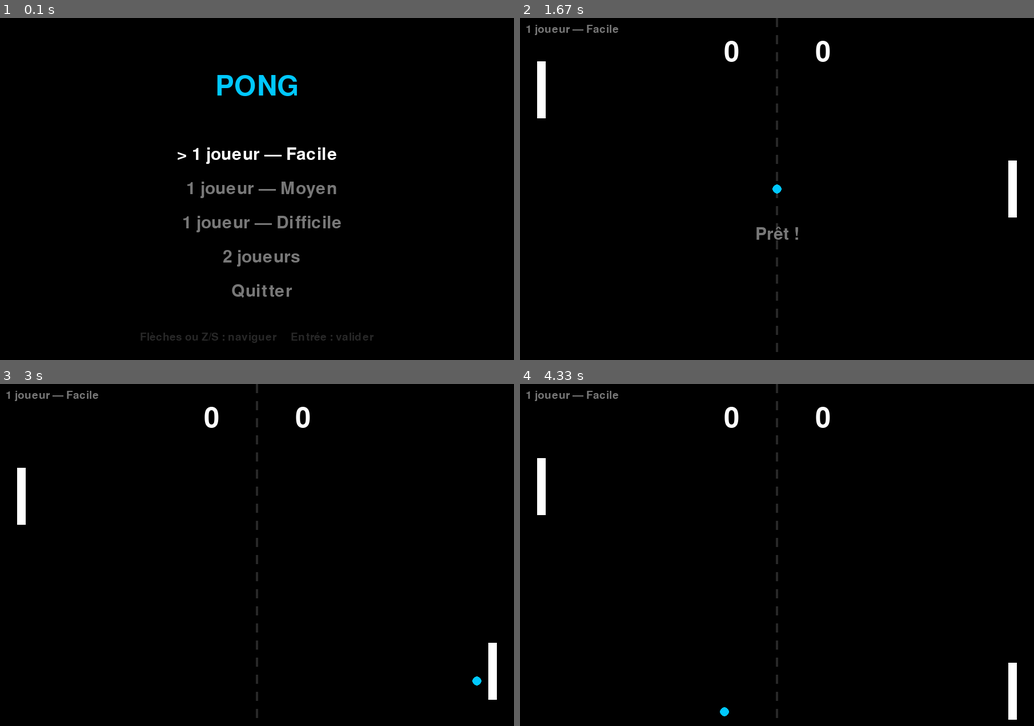
Above: before the commit, frames 1-4 (two rows, left to right).
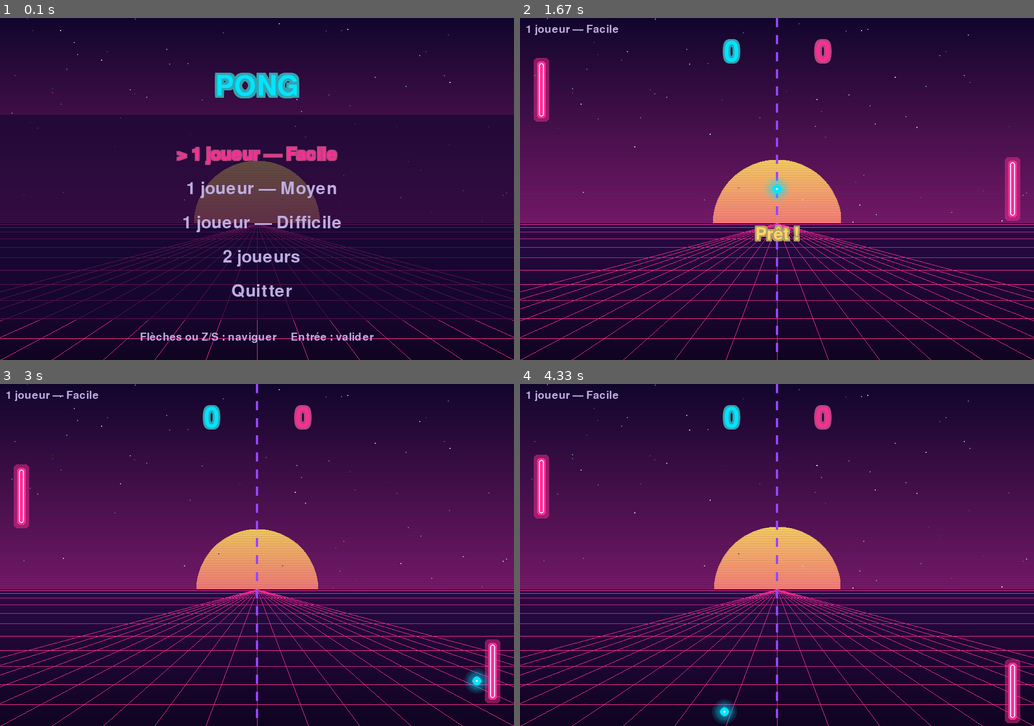
Above: after the commit, the same moments.

Repository: Lamizana/Pong
Game: pygame game, started from main.py
The game is run twice, just before and just after one commit, with the same random seed, the same clock (stepped at 60 frames per second) and the same inputs.
Inputs:
- Up to frame 1 (0.1 s): no input
- Up to frame 2 (1.67 s): tap Enter at 0.33, 1 s; tap P at 0.67 s; hold W from 1.33 s (still down); tap Z at 1.4 s
- Up to frame 3 (3 s): tap Z at 1.7, 1.9, 2.23, 2.63 s; release W at 1.8 s; hold S 1.83-2.13 s; hold W 2.17-2.53 s; hold S 2.57-2.93 s; hold W from 2.97 s (still down)
- Up to frame 4 (4.33 s): tap Z at 3.03, 3.37, 3.7, 4.1 s; release W at 3.27 s; hold S 3.3-3.6 s; hold W 3.63-4 s; hold S from 4.03 s (still down)

The runs differ from the first frame. In frame 1, 100% of the frame differs, in the area x 0-100%, y 0-100%; in frame 2, 100%; in frame 3, 100%; in frame 4, 100%.

Commit message:
feat(theme): decor retro synthwave + chapitre 12 du tutoriel
- pong/synthwave.py: ciel en degrade, soleil retro pulsant, grille en perspective,
  etoiles scintillantes, scanlines, halos neon (circle/rect/text)
- fonctions pures testees (lerp_color, grille, etoiles deterministes, pulsation)
- palette neon dans settings.py; scenes menu/jeu/pause/fin habillees
- panneaux translucides pour la lisibilite du texte
- scripts/render_preview.py: genere docs/screenshots/{menu,game,gameover}.png
- tutoriel: chapitre 12 (style synthwave) + renvois depuis les chapitres 01 et 08
- README actualise (apercu, fonctionnalites, structure, sommaire)

Verifie: 58 tests verts, jeu headless OK, binaire Linux reconstruit et demarre

Diff:
--- a/pong/app.py
+++ b/pong/app.py
@@ -6,6 +6,7 @@
 from .scenes.game import GameScene
 from .scenes.menu import MenuScene
 from .sound import SoundManager
+from .synthwave import SynthwaveBackground
 
 
 class App:
@@ -24,6 +25,9 @@
         self.clock = pygame.time.Clock()
         self.sound = SoundManager(enabled=sound_enabled)
         self.running = True
+
+        # Décor partagé par toutes les scènes (thème rétro synthwave).
+        self.background = SynthwaveBackground()
 
         self.font_small = pygame.font.SysFont(None, 28)
         self.font_medium = pygame.font.SysFont(None, 44)
--- a/pong/scenes/game.py
+++ b/pong/scenes/game.py
@@ -4,7 +4,7 @@
 
 import pygame
 
-from .. import settings
+from .. import settings, synthwave
 from ..ai import AI
 from ..ball import Ball
 from ..paddle import Paddle
@@ -131,30 +131,44 @@
     # --- Affichage ---
 
     def draw(self, surface):
-        surface.fill(settings.BLACK)
+        self.app.background.draw(surface, pygame.time.get_ticks() / 1000.0)
         self._draw_net(surface)
         self._draw_scores(surface)
-        pygame.draw.rect(surface, settings.WHITE, self.left_paddle.rect)
-        pygame.draw.rect(surface, settings.WHITE, self.right_paddle.rect)
-        pygame.draw.circle(surface, settings.ACCENT,
+
+        # Raquettes néon avec halo.
+        for paddle in (self.left_paddle, self.right_paddle):
+            synthwave.glow_rect(surface, paddle.rect, settings.NEON_PINK)
+            pygame.draw.rect(surface, settings.NEON_PINK, paddle.rect, border_radius=5)
+            pygame.draw.rect(surface, settings.TEXT_COLOR, paddle.rect.inflate(-6, -6),
+                             width=2, border_radius=4)
+
+        # Balle néon avec halo.
+        synthwave.glow_circle(surface, (self.ball.x, self.ball.y), self.ball.radius,
+                              settings.NEON_CYAN, spread=14)
+        pygame.draw.circle(surface, settings.NEON_CYAN,
                            (int(self.ball.x), int(self.ball.y)), self.ball.radius)
+        pygame.draw.circle(surface, settings.TEXT_COLOR,
+                           (int(self.ball.x), int(self.ball.y)),
+                           max(2, self.ball.radius // 3))
+
         if self.serve_timer > 0:
-            self.app.draw_text(surface, "Prêt !", self.app.font_medium, settings.GRAY,
-                               center=(settings.WINDOW_WIDTH // 2,
-                                       settings.WINDOW_HEIGHT // 2 + 80))
+            synthwave.glow_text(surface, self.app.font_medium, "Prêt !",
+                                settings.NEON_YELLOW,
+                                center=(settings.WINDOW_WIDTH // 2,
+                                        settings.WINDOW_HEIGHT // 2 + 80))
         self._draw_mode_label(surface)
 
     def _draw_scores(self, surface):
         center_x = settings.WINDOW_WIDTH // 2
-        self.app.draw_text(surface, str(self.score.left), self.app.font_large,
-                           settings.WHITE, center=(center_x - 80, 60))
-        self.app.draw_text(surface, str(self.score.right), self.app.font_large,
-                           settings.WHITE, center=(center_x + 80, 60))
+        synthwave.glow_text(surface, self.app.font_large, str(self.score.left),
+                            settings.NEON_CYAN, center=(center_x - 80, 60))
+        synthwave.glow_text(surface, self.app.font_large, str(self.score.right),
+                            settings.NEON_PINK, center=(center_x + 80, 60))
 
     @staticmethod
     def _draw_net(surface):
         for y in range(0, settings.WINDOW_HEIGHT, 30):
-            pygame.draw.rect(surface, settings.DARK_GRAY,
+            pygame.draw.rect(surface, settings.NEON_PURPLE,
                              (settings.WINDOW_WIDTH // 2 - 2, y, 4, 16))
 
     def _draw_mode_label(self, surface):
@@ -162,5 +176,5 @@
             label = settings.AI_LEVELS[self.level]["label"]
         else:
             label = "2 joueurs"
-        self.app.draw_text(surface, label, self.app.font_small, settings.GRAY,
+        self.app.draw_text(surface, label, self.app.font_small, settings.TEXT_DIM,
                            topleft=(10, 10))
--- a/pong/scenes/gameover.py
+++ b/pong/scenes/gameover.py
@@ -2,7 +2,7 @@
 
 import pygame
 
-from .. import settings
+from .. import settings, synthwave
 from .base import Scene
 
 
@@ -22,17 +22,26 @@
             self.app.switch_scene("menu")
 
     def draw(self, surface):
-        surface.fill(settings.BLACK)
+        self.app.background.draw(surface, pygame.time.get_ticks() / 1000.0)
         center_x = settings.WINDOW_WIDTH // 2
+
+        # Panneau translucide derrière le texte.
+        panel = pygame.Surface((settings.WINDOW_WIDTH, 260), pygame.SRCALPHA)
+        panel.fill((*settings.SKY_TOP, 165))
+        surface.blit(panel, (0, 130))
+
         if self.winner == "left":
             title = "Victoire du joueur 1 !"
+            color = settings.NEON_CYAN
         elif self.mode == "1p":
             title = "Victoire de l'IA !"
+            color = settings.NEON_PINK
         else:
             title = "Victoire du joueur 2 !"
-        self.app.draw_text(surface, title, self.app.font_large, settings.GREEN,
-                           center=(center_x, 220))
+            color = settings.NEON_PINK
+        synthwave.glow_text(surface, self.app.font_large, title, color,
+                            center=(center_x, 220), spread=5)
         self.app.draw_text(surface, "Entrée : rejouer", self.app.font_small,
-                           settings.GRAY, center=(center_x, 320))
+                           settings.TEXT_COLOR, center=(center_x, 320))
         self.app.draw_text(surface, "M ou Q : menu", self.app.font_small,
-                           settings.GRAY, center=(center_x, 350))
+                           settings.TEXT_DIM, center=(center_x, 350))
--- a/pong/scenes/menu.py
+++ b/pong/scenes/menu.py
@@ -2,7 +2,7 @@
 
 import pygame
 
-from .. import settings
+from .. import settings, synthwave
 from .base import Scene
 
 
@@ -40,16 +40,26 @@
             self.app.switch_scene(scene_name, **kwargs)
 
     def draw(self, surface):
-        surface.fill(settings.BLACK)
+        self.app.background.draw(surface, pygame.time.get_ticks() / 1000.0)
         center_x = settings.WINDOW_WIDTH // 2
-        self.app.draw_text(surface, settings.CAPTION.upper(), self.app.font_large,
-                           settings.ACCENT, center=(center_x, 120))
+
+        # Panneau translucide : améliore la lisibilité des options sur le décor.
+        panel = pygame.Surface((settings.WINDOW_WIDTH, 360), pygame.SRCALPHA)
+        panel.fill((*settings.SKY_TOP, 165))
+        surface.blit(panel, (0, 170))
+
+        synthwave.glow_text(surface, self.app.font_large, settings.CAPTION.upper(),
+                            settings.NEON_CYAN, center=(center_x, 120), spread=4)
         for i, (label, _, _) in enumerate(self.options):
             selected = i == self.index
-            color = settings.WHITE if selected else settings.GRAY
+            color = settings.NEON_PINK if selected else settings.TEXT_DIM
             prefix = "> " if selected else "  "
-            self.app.draw_text(surface, prefix + label, self.app.font_medium, color,
-                               center=(center_x, 240 + i * 60))
+            if selected:
+                synthwave.glow_text(surface, self.app.font_medium, prefix + label,
+                                    color, center=(center_x, 240 + i * 60), spread=2)
+            else:
+                self.app.draw_text(surface, prefix + label, self.app.font_medium, color,
+                                   center=(center_x, 240 + i * 60))
         self.app.draw_text(surface, "Flèches ou Z/S : naviguer     Entrée : valider",
-                           self.app.font_small, settings.DARK_GRAY,
+                           self.app.font_small, settings.TEXT_DIM,
                            center=(center_x, settings.WINDOW_HEIGHT - 40))
--- a/pong/scenes/pause.py
+++ b/pong/scenes/pause.py
@@ -2,7 +2,7 @@
 
 import pygame
 
-from .. import settings
+from .. import settings, synthwave
 from .base import Scene
 
 
@@ -25,14 +25,14 @@
         self.game.draw(surface)  # partie figée en arrière-plan
 
         overlay = pygame.Surface((settings.WINDOW_WIDTH, settings.WINDOW_HEIGHT))
-        overlay.set_alpha(170)
-        overlay.fill(settings.BLACK)
+        overlay.set_alpha(190)
+        overlay.fill(settings.SKY_TOP)
         surface.blit(overlay, (0, 0))
 
         center_x = settings.WINDOW_WIDTH // 2
-        self.app.draw_text(surface, "PAUSE", self.app.font_large, settings.WHITE,
-                           center=(center_x, 240))
+        synthwave.glow_text(surface, self.app.font_large, "PAUSE",
+                            settings.NEON_CYAN, center=(center_x, 240), spread=4)
         self.app.draw_text(surface, "P ou Entrée : reprendre", self.app.font_small,
-                           settings.GRAY, center=(center_x, 320))
+                           settings.TEXT_COLOR, center=(center_x, 320))
         self.app.draw_text(surface, "Q : retour au menu", self.app.font_small,
-                           settings.GRAY, center=(center_x, 350))
+                           settings.TEXT_DIM, center=(center_x, 350))
--- a/pong/settings.py
+++ b/pong/settings.py
@@ -69,3 +69,30 @@
 SOUND_SCORE_FREQ = 200
 SOUND_WIN_FREQ = 660
 SOUND_DURATION_MS = 90
+
+# --- Thème rétro synthwave ---
+HORIZON_Y = 360                 # hauteur de l'horizon (sur WINDOW_HEIGHT)
+SKY_TOP = (18, 6, 46)           # ciel en haut de l'écran
+SKY_HORIZON = (122, 26, 108)    # ciel près de l'horizon
+GROUND_FAR = (44, 10, 72)       # sol juste sous l'horizon
+GROUND_NEAR = (16, 4, 34)       # sol en bas de l'écran
+
+SUN_RADIUS = 110
+SUN_TOP = (255, 214, 102)       # haut du soleil (jaune)
+SUN_BOTTOM = (255, 45, 149)     # bas du soleil (rose)
+
+GRID_COLOR = (255, 45, 149)     # grille néon
+GRID_H_LINES = 12               # nombre de lignes horizontales
+GRID_SPACING = 90               # écart des lignes convergentes
+
+STAR_COUNT = 70                 # étoiles scintillantes
+SCANLINE_COLOR = (10, 0, 20)
+SCANLINE_ALPHA = 55             # opacité des lignes de balayage
+
+# Couleurs néon de l'interface
+NEON_PINK = (255, 45, 149)
+NEON_CYAN = (0, 229, 255)
+NEON_PURPLE = (150, 70, 255)
+NEON_YELLOW = (255, 214, 102)
+TEXT_COLOR = (236, 226, 255)
+TEXT_DIM = (188, 172, 224)
--- /dev/null
+++ b/pong/synthwave.py
@@ -0,0 +1,212 @@
+"""Décor et effets visuels du thème rétro synthwave.
+
+Les calculs de géométrie et la génération du champ d'étoiles sont des fonctions
+**pures** (testables sans écran). Le rendu est assuré par `SynthwaveBackground`,
+et les halos néon par `glow_circle` / `glow_rect` / `glow_text`.
+"""
+
+import math
+import random
+
+import pygame
+
+from . import settings
+
+
+# --------------------------------------------------------------------------- #
+# Calculs purs
+# --------------------------------------------------------------------------- #
+
+def lerp(a, b, t):
+    """Interpolation linéaire entre `a` et `b` pour t dans [0, 1]."""
+    return a + (b - a) * t
+
+
+def lerp_color(color_a, color_b, t):
+    """Interpole deux couleurs RVB."""
+    return tuple(int(round(lerp(color_a[i], color_b[i], t))) for i in range(3))
+
+
+def horizontal_grid_ys(horizon_y, height, count):
+    """Ordonnées des lignes horizontales de la grille, en perspective.
+
+    L'espacement augmente à mesure qu'on s'éloigne de l'horizon.
+    """
+    ys = []
+    span = height - horizon_y
+    for i in range(1, count + 1):
+        ys.append(int(round(horizon_y + span * (i / count) ** 2)))
+    return ys
+
+
+def vertical_grid_segments(cx, horizon_y, width, height, spacing):
+    """Segments verticaux convergeant vers le point de fuite (cx, horizon_y)."""
+    segments = []
+    k = 0
+    while k * spacing <= width:
+        offset = k * spacing
+        segments.append(((int(cx), int(horizon_y)), (int(cx + offset), int(height))))
+        if offset:
+            segments.append(((int(cx), int(horizon_y)), (int(cx - offset), int(height))))
+        k += 1
+    return segments
+
+
+def generate_stars(count, width, sky_height, seed=0):
+    """Champ d'étoiles déterministe : liste de (x, y, luminosité de base)."""
+    rng = random.Random(seed)
+    return [
+        (rng.uniform(0, width), rng.uniform(0, sky_height), rng.uniform(0.4, 1.0))
+        for _ in range(count)
+    ]
+
+
+def sun_pulse(time):
+    """Facteur de pulsation douce du soleil, proche de 1."""
+    return 1.0 + 0.03 * math.sin(time * 1.5)
+
+
+# --------------------------------------------------------------------------- #
+# Rendu
+# --------------------------------------------------------------------------- #
+
+class SynthwaveBackground:
+    """Décor de fond : ciel, soleil, grille, étoiles et scanlines."""
+
+    def __init__(self, width=settings.WINDOW_WIDTH, height=settings.WINDOW_HEIGHT):
+        self.width = width
+        self.height = height
+        self.horizon_y = settings.HORIZON_Y
+        self._sky = self._render_sky()
+        self._ground = self._render_ground()
+        self._sun = self._render_sun()
+        self._scanlines = self._render_scanlines()
+        self._stars = generate_stars(settings.STAR_COUNT, width, self.horizon_y, seed=7)
+
+    def draw(self, surface, time):
+        """Dessine le décor complet à l'instant `time` (en secondes)."""
+        surface.blit(self._sky, (0, 0))
+
+        # Soleil : pulsation légère, centré sur l'horizon (sa moitié basse sera
+        # recouverte par le sol).
+        pulse = sun_pulse(time)
+        size = (int(self._sun.get_width() * pulse), int(self._sun.get_height() * pulse))
+        sun = pygame.transform.smoothscale(self._sun, size)
+        surface.blit(sun, (self.width // 2 - sun.get_width() // 2,
+                           self.horizon_y - sun.get_height() // 2))
+
+        # Sol puis grille (la grille passe devant le soleil).
+        surface.blit(self._ground, (0, self.horizon_y))
+        self._draw_grid(surface)
+
+        self._draw_stars(surface, time)
+        surface.blit(self._scanlines, (0, 0))
+
+    # --- Rendu des couches statiques --- #
+
+    def _render_sky(self):
+        surface = pygame.Surface((self.width, self.horizon_y))
+        for y in range(self.horizon_y):
+            t = y / max(1, self.horizon_y - 1)
+            pygame.draw.line(surface, lerp_color(settings.SKY_TOP, settings.SKY_HORIZON, t),
+                             (0, y), (self.width, y))
+        return surface
+
+    def _render_ground(self):
+        height = self.height - self.horizon_y
+        surface = pygame.Surface((self.width, height))
+        for y in range(height):
+            t = y / max(1, height - 1)
+            pygame.draw.line(surface, lerp_color(settings.GROUND_FAR, settings.GROUND_NEAR, t),
+                             (0, y), (self.width, y))
+        return surface
+
+    def _render_sun(self):
+        radius = settings.SUN_RADIUS
+        diameter = radius * 2
+        surface = pygame.Surface((diameter, diameter), pygame.SRCALPHA)
+        for y in range(diameter):
+            dy = y - radius
+            half = math.sqrt(max(0.0, radius * radius - dy * dy))
+            if half <= 0:
+                continue
+            color = lerp_color(settings.SUN_TOP, settings.SUN_BOTTOM, y / diameter)
+            pygame.draw.line(surface, (*color, 255), (radius - half, y), (radius + half, y))
+
+        # Bandes horizontales découpées, de plus en plus larges vers le bas.
+        band_y = radius + int(radius * 0.1)
+        gap = 3
+        while band_y < radius * 2:
+            dy = band_y - radius
+            half = math.sqrt(max(0.0, radius * radius - dy * dy))
+            if half > 0:
+                pygame.draw.line(surface, (*settings.SKY_HORIZON, 255),
+                                 (radius - half, band_y), (radius + half, band_y))
+            band_y += gap
+            gap += 1
+        return surface
+
+    def _render_scanlines(self):
+        surface = pygame.Surface((self.width, self.height), pygame.SRCALPHA)
+        color = (*settings.SCANLINE_COLOR, settings.SCANLINE_ALPHA)
+        for y in range(0, self.height, 3):
+            pygame.draw.line(surface, color, (0, y), (self.width, y))
+        return surface
+
+    # --- Couches dynamiques --- #
+
+    def _draw_grid(self, surface):
+        for y in horizontal_grid_ys(self.horizon_y, self.height, settings.GRID_H_LINES):
+            pygame.draw.line(surface, settings.GRID_COLOR, (0, y), (self.width, y))
+        for (x1, y1), (x2, y2) in vertical_grid_segments(
+                self.width // 2, self.horizon_y, self.width, self.height, settings.GRID_SPACING):
+            pygame.draw.line(surface, settings.GRID_COLOR, (x1, y1), (x2, y2))
+
+    def _draw_stars(self, surface, time):
+        for i, (x, y, base) in enumerate(self._stars):
+            twinkle = 0.5 + 0.5 * math.sin(time * 2.0 + i)
+            value = int(255 * base * (0.4 + 0.6 * twinkle))
+            pygame.draw.rect(surface, (value, value, min(255, value + 20)),
+                             (int(x), int(y), 2, 2))
+
+
+# --------------------------------------------------------------------------- #
+# Halos néon
+# --------------------------------------------------------------------------- #
+
+def glow_circle(surface, center, radius, color, spread=10, layers=4, max_alpha=120):
+    """Halo circulaire néon autour de `center`."""
+    size = int((radius + spread) * 2)
+    glow = pygame.Surface((size, size), pygame.SRCALPHA)
+    middle = size // 2
+    for layer in range(layers, 0, -1):
+        r = int(radius + spread * (layer / layers))
+        alpha = int(max_alpha * (1 - (layer - 1) / layers))
+        pygame.draw.circle(glow, (*color[:3], alpha), (middle, middle), r)
+    surface.blit(glow, (int(center[0]) - middle, int(center[1]) - middle))
+
+
+def glow_rect(surface, rect, color, spread=8, layers=4, max_alpha=120, radius=6):
+    """Halo rectangulaire néon autour de `rect`."""
+    width = rect.width + spread * 2
+    height = rect.height + spread * 2
+    glow = pygame.Surface((width, height), pygame.SRCALPHA)
+    for layer in range(layers, 0, -1):
+        margin = int(spread * (layer / layers))
+        alpha = int(max_alpha * (1 - (layer - 1) / layers))
+        inner = pygame.Rect(margin, margin, width - margin * 2, height - margin * 2)
+        pygame.draw.rect(glow, (*color[:3], alpha), inner, border_radius=radius)
+    surface.blit(glow, (rect.x - spread, rect.y - spread))
+
+
+def glow_text(surface, font, text, color, center, spread=3):
+    """Texte néon : halo diffus puis texte net par-dessus."""
+    dim = tuple(min(255, c // 2 + 50) for c in color[:3])
+    base = font.render(text, True, dim)
+    rect = base.get_rect(center=center)
+    for dx in range(-spread, spread + 1, 2):
+        for dy in range(-spread, spread + 1, 2):
+            if dx or dy:
+                surface.blit(base, (rect.x + dx, rect.y + dy))
+    surface.blit(font.render(text, True, color), rect)
+    return rect
--- /dev/null
+++ b/scripts/render_preview.py
@@ -0,0 +1,52 @@
+"""Génère des aperçus PNG des écrans du jeu (README, tutoriel, CI).
+
+Usage : python scripts/render_preview.py [dossier_de_sortie]
+Défaut : docs/screenshots
+"""
+
+import os
+import sys
+
+# Rendu sans écran ni carte son.
+os.environ.setdefault("SDL_VIDEODRIVER", "dummy")
+os.environ.setdefault("SDL_AUDIODRIVER", "dummy")
+
+# Permet d'importer le package `pong` quel que soit le dossier courant.
+sys.path.insert(0, os.path.dirname(os.path.dirname(os.path.abspath(__file__))))
+
+import pygame  # noqa: E402
+
+from pong.app import App  # noqa: E402
+from pong.scenes.gameover import GameOverScene  # noqa: E402
+
+
+def main(out_dir="docs/screenshots"):
+    os.makedirs(out_dir, exist_ok=True)
+    app = App(sound_enabled=False)
+
+    # Menu principal.
+    app.scene.draw(app.screen)
+    pygame.image.save(app.screen, os.path.join(out_dir, "menu.png"))
+
+    # Partie en cours (2 joueurs).
+    app.switch_scene("game", mode="2p")
+    game = app.scene
+    game.serve_timer = 0.0
+    game.ball.x, game.ball.y = 400, 220
+    game.score.left, game.score.right = 3, 5
+    game.right_paddle.y = 120
+    game.draw(app.screen)
+    pygame.image.save(app.screen, os.path.join(out_dir, "game.png"))
+
+    # Écran de fin de partie.
+    app.set_scene(GameOverScene(app, "left", "1p", "difficile"))
+    app.scene.draw(app.screen)
+    pygame.image.save(app.screen, os.path.join(out_dir, "gameover.png"))
+
+    pygame.quit()
+    print(f"Aperçus enregistrés dans {out_dir}/ "
+          f"(menu.png, game.png, gameover.png)")
+
+
+if __name__ == "__main__":
+    main(*(sys.argv[1:] or []))
--- /dev/null
+++ b/tests/test_synthwave.py
@@ -0,0 +1,56 @@
+"""Tests des calculs purs du décor synthwave (géométrie, étoiles, pulsation)."""
+
+from pong.synthwave import (
+    generate_stars,
+    horizontal_grid_ys,
+    lerp_color,
+    sun_pulse,
+    vertical_grid_segments,
+)
+
+
+def test_lerp_color_endpoints():
+    assert lerp_color((0, 0, 0), (255, 255, 255), 0.0) == (0, 0, 0)
+    assert lerp_color((0, 0, 0), (255, 255, 255), 1.0) == (255, 255, 255)
+
+
+def test_lerp_color_midpoint():
+    assert lerp_color((0, 0, 0), (100, 200, 50), 0.5) == (50, 100, 25)
+
+
+def test_horizontal_grid_ys_increasing_and_bounded():
+    ys = horizontal_grid_ys(horizon_y=300, height=600, count=12)
+    assert len(ys) == 12
+    assert ys == sorted(ys)
+    assert all(300 < y <= 600 for y in ys)
+    # Perspective : l'espacement augmente quand on s'approche du bas.
+    spacings = [b - a for a, b in zip(ys, ys[1:])]
+    assert spacings == sorted(spacings)
+
+
+def test_vertical_grid_segments_span_horizon_to_bottom():
+    segments = vertical_grid_segments(cx=450, horizon_y=300, width=900, height=600, spacing=90)
+    assert segments
+    for (x1, y1), (x2, y2) in segments:
+        assert y1 == 300
+        assert y2 == 600
+    bottom_xs = [x2 for (_, _), (x2, _) in segments]
+    assert any(x < 450 for x in bottom_xs)
+    assert any(x > 450 for x in bottom_xs)
+
+
+def test_generate_stars_is_deterministic_and_bounded():
+    stars_a = generate_stars(40, width=900, sky_height=300, seed=1)
+    stars_b = generate_stars(40, width=900, sky_height=300, seed=1)
+    assert stars_a == stars_b
+    assert len(stars_a) == 40
+    for x, y, brightness in stars_a:
+        assert 0 <= x <= 900
+        assert 0 <= y <= 300
+        assert 0.0 <= brightness <= 1.0
+
+
+def test_sun_pulse_stays_near_one():
+    for step in range(20):
+        value = sun_pulse(step * 0.37)
+        assert 0.9 <= value <= 1.1
Not shown, changed: README.md
Binary file added: docs/screenshots/game.png
Binary file added: docs/screenshots/gameover.png
Binary file added: docs/screenshots/menu.png
Not shown, changed: docs/tutoriel/README.md
Not shown, changed: docs/tutoriel/08-le-menu-et-les-scenes.md
Not shown, added: docs/tutoriel/12-style-synthwave.md
